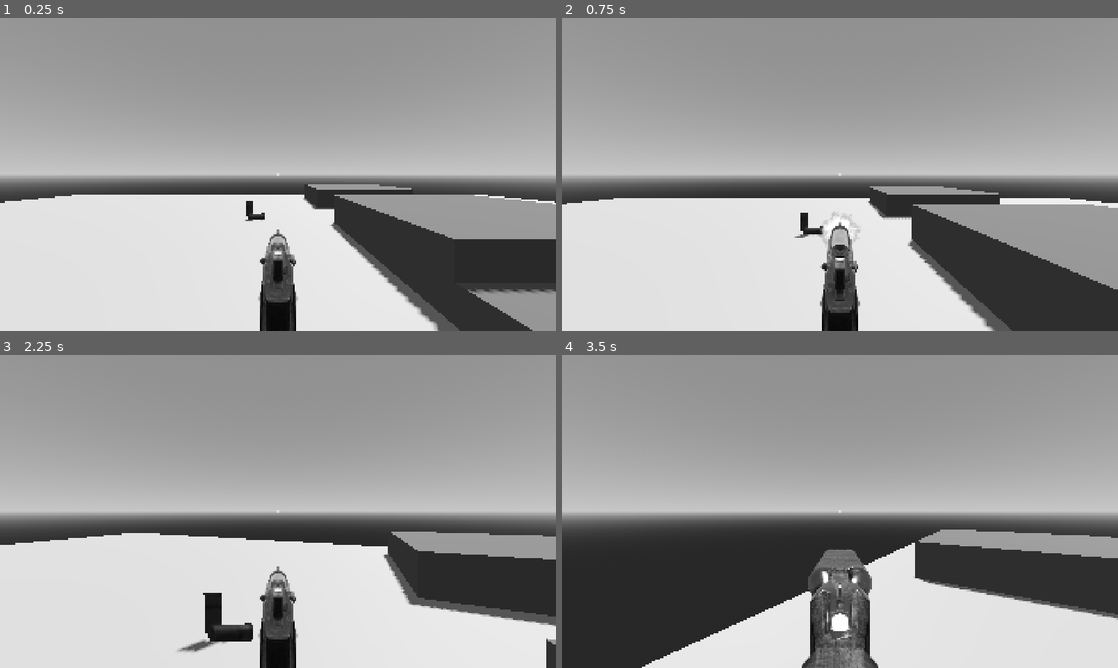
Above: before the commit, frames 1-4 (two rows, left to right).
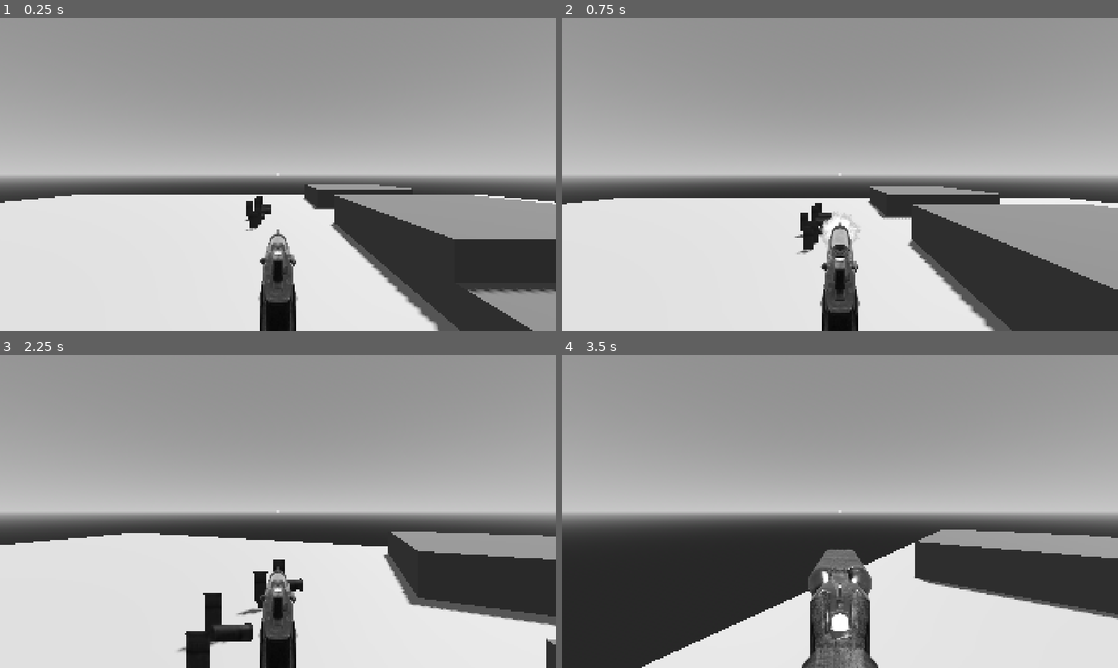
Above: after the commit, the same moments.

Repository: spheroidon/achromatic
Game: Godot game, scene res://scenes/dev_level.tscn
Same seed, same stepped clock (60 frames per second), same inputs: the game is played once before the commit and once after it.
Inputs (mouse positions are in pixels of both pictures, inside the frame that each line leads up to):
- Up to frame 1 (0.25 s): no input
- Up to frame 2 (0.75 s): tap Enter at 0.5 s; move the mouse to (812, 237) at 0.52 s; hold W (move_forwards) from 0.53 s (still down); tap 1 (gun_0) at 0.6 s; click (812, 237) at 0.67 s
- Up to frame 3 (2.25 s): keep holding W (move_forwards); move the mouse to (316, 514) at 1.27 s; tap 2 (gun_1) at 1.35 s; move the mouse to (233, 508) at 2.02 s; tap Mouse wheel up (next_gun) at 2.1 s
- Up to frame 4 (3.5 s): move the mouse to (845, 511) at 2.77 s; release W (move_forwards) at 2.78 s; hold A (move_left) from 2.78 s (still down); tap Mouse wheel down (previous_gun) at 2.85 s

The runs differ from the first frame. In frame 1, 0.2% of the frame differs, in the area x 44-49%, y 56-68%; in frame 2, 0.4%; in frame 3, 0.9%, in the area x 33-55%, y 65-100%; in frame 4, nothing differs.

Commit message:
Added single-shell ammo pickups

Diff:
--- /dev/null
+++ b/objects/ammo/shells/ammo_shells_1.tscn
@@ -0,0 +1,26 @@
+[gd_scene format=3 uid="uid://b6xpl2ck3v7df"]
+
+[ext_resource type="Script" uid="uid://pyvql6a803r4" path="res://objects/ammo/ammo.gd" id="1_1s18v"]
+[ext_resource type="Texture2D" uid="uid://b5h80jmvegxu0" path="res://assets/ammo/shells/ammo_shells_1.png" id="2_1s18v"]
+
+[sub_resource type="BoxShape3D" id="BoxShape3D_o1l2c"]
+
+[node name="AmmoShells1" type="Node3D" unique_id=1955714053]
+script = ExtResource("1_1s18v")
+ammo_type = 1
+
+[node name="Sprite" type="Sprite3D" parent="." unique_id=1059242974]
+pixel_size = 0.001
+billboard = 2
+shaded = true
+alpha_cut = 1
+texture = ExtResource("2_1s18v")
+
+[node name="PickupArea" type="Area3D" parent="." unique_id=604091126]
+input_ray_pickable = false
+monitorable = false
+
+[node name="Shape" type="CollisionShape3D" parent="PickupArea" unique_id=405321082]
+shape = SubResource("BoxShape3D_o1l2c")
+
+[connection signal="body_entered" from="PickupArea" to="." method="_on_pickup_area_body_entered"]
--- a/scenes/dev_level.tscn
+++ b/scenes/dev_level.tscn
@@ -2,6 +2,7 @@
 
 [ext_resource type="PackedScene" uid="uid://dd3weo6tcdfsx" path="res://objects/player.tscn" id="1_g3pss"]
 [ext_resource type="PackedScene" uid="uid://cpmgcxoxwov4c" path="res://objects/ammo/shells/ammo_shells_2.tscn" id="2_i675q"]
+[ext_resource type="PackedScene" uid="uid://b6xpl2ck3v7df" path="res://objects/ammo/shells/ammo_shells_1.tscn" id="3_e6gs0"]
 
 [sub_resource type="ProceduralSkyMaterial" id="ProceduralSkyMaterial_g3pss"]
 sky_top_color = Color(0.7, 0.7, 0.7, 1)
@@ -82,3 +83,15 @@
 
 [node name="AmmoShells2" parent="." unique_id=1955714053 instance=ExtResource("2_i675q")]
 transform = Transform3D(1, 0, 0, 0, 1, 0, 0, 0, 1, -1, 0.83495855, -8)
+
+[node name="AmmoShells1" parent="." unique_id=1812781269 instance=ExtResource("3_e6gs0")]
+transform = Transform3D(1, 0, 0, 0, 1, 0, 0, 0, 1, -0.84559226, 0.788, -7.244972)
+
+[node name="AmmoShells3" parent="." unique_id=952440426 instance=ExtResource("3_e6gs0")]
+transform = Transform3D(1, 0, 0, 0, 1, 0, 0, 0, 1, -0.9243901, 0.78799975, -6.7372227)
+
+[node name="AmmoShells4" parent="." unique_id=58805920 instance=ExtResource("2_i675q")]
+transform = Transform3D(1, 0, 0, 0, 1, 0, 0, 0, 1, -0.80091, 0.8585, -9.119815)
+
+[node name="AmmoShells5" parent="." unique_id=1150385896 instance=ExtResource("2_i675q")]
+transform = Transform3D(1, 0, 0, 0, 1, 0, 0, 0, 1, -0.8110225, 0.8585, -10.070677)
Binary file added: assets/ammo/shells/ammo_shells_1.png
Not shown, added: assets/ammo/shells/ammo_shells_1.png.import
